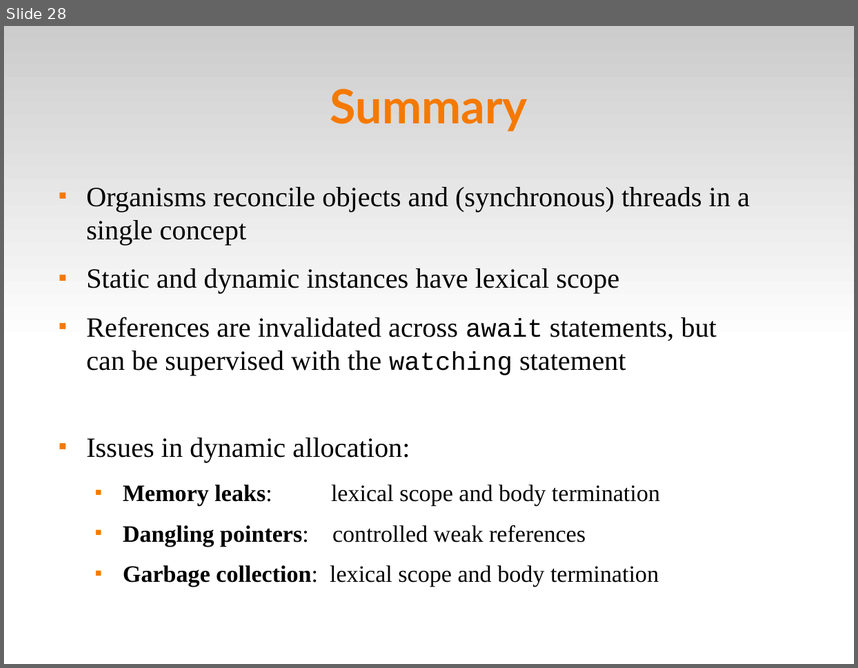
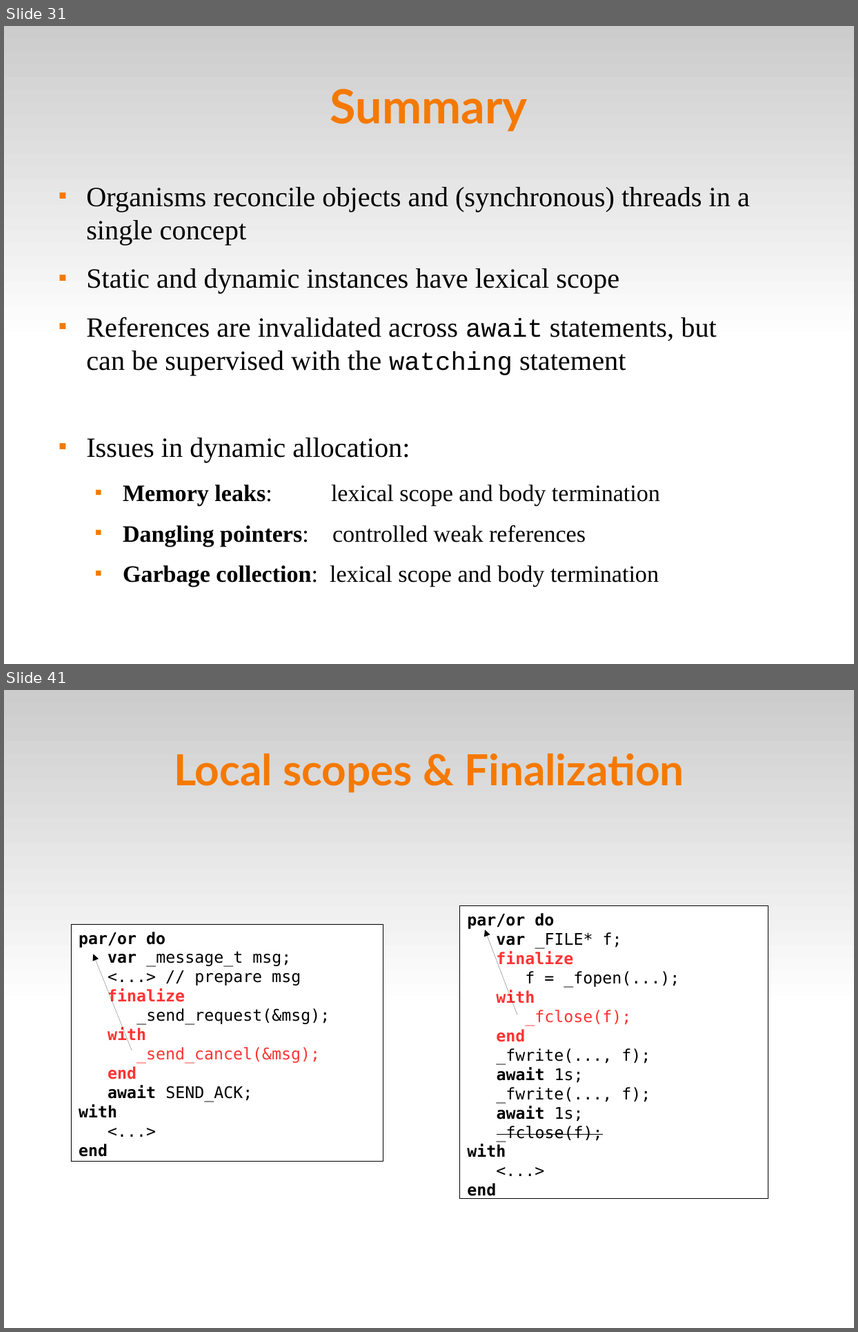
Before and after one commit to fsantanna-no/ceu-docs, a slide deck: ceu_stl.odp. Shown one above the other, each under a label of ours: slide 28 before the commit, slides 31 and 41 after it; the slides between them are not shown. The pictures are 858x668 and 858x1332 pixels, drawn with LibreOffice and Linux fonts; fonts in the diff are those of the drawing. Boxes give left, top, right and bottom in pixels: in the first picture for what was removed or moved away, otherwise in the second. Text is boxed around its words. In the diff, an @@ line names an element or a change of style, - is before the commit and + after.

```diff
--- a/ceu_stl.odp
+++ b/ceu_stl.odp
@@ slide 41 added at [4,690,854,1328], background #FFFFFF; not listed: 1 template element that a slide beside it also shows @@
@@ title added at [174,753,684,793], 40 pt, text #F57900, bold @@
+Local scopes & Finalization
@@ rectangle added at [460,906,769,1199], fill #FFFFFF, outline #000000 0 pt, 15 pt, text #000000 @@
+par/or do
+var _FILE* f;
+finalize
+f = _fopen(...);
+with
+_fclose(f);
+end
+_fwrite(..., f);
+await 1s;
+_fwrite(..., f);
+await 1s;
+_fclose(f);
+with
+<...>
+end
@@ rectangle added at [71,925,383,1161], fill #FFFFFF, outline #000000 0 pt, 15 pt, text #000000 @@
+par/or do
+var _message_t msg;
+<...> // prepare msg
+finalize
+_send_request(&msg);
+with
+_send_cancel(&msg);
+end
+await SEND_ACK;
+with
+<...>
+end
@@ arrow added from (518, 1015) to (486, 930), #000000 0 pt @@
@@ arrow added from (132, 1050) to (94, 954), #000000 0 pt @@
@@ what was slide 28 is now slide 31 @@
```
Also in this commit, not shown: 5 slides changed, 15 other slides added, 3 slides removed, 6 other files.
